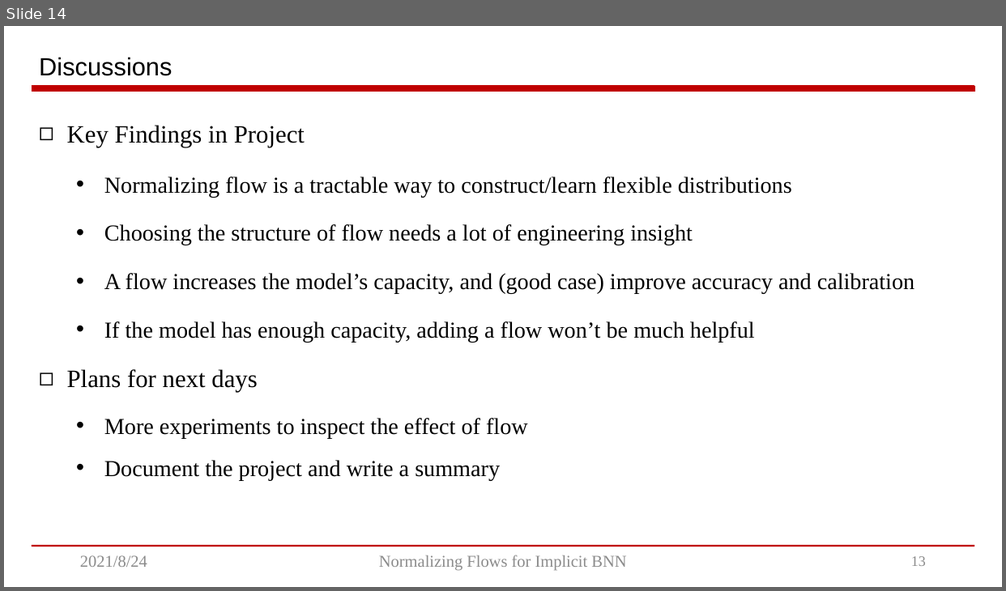
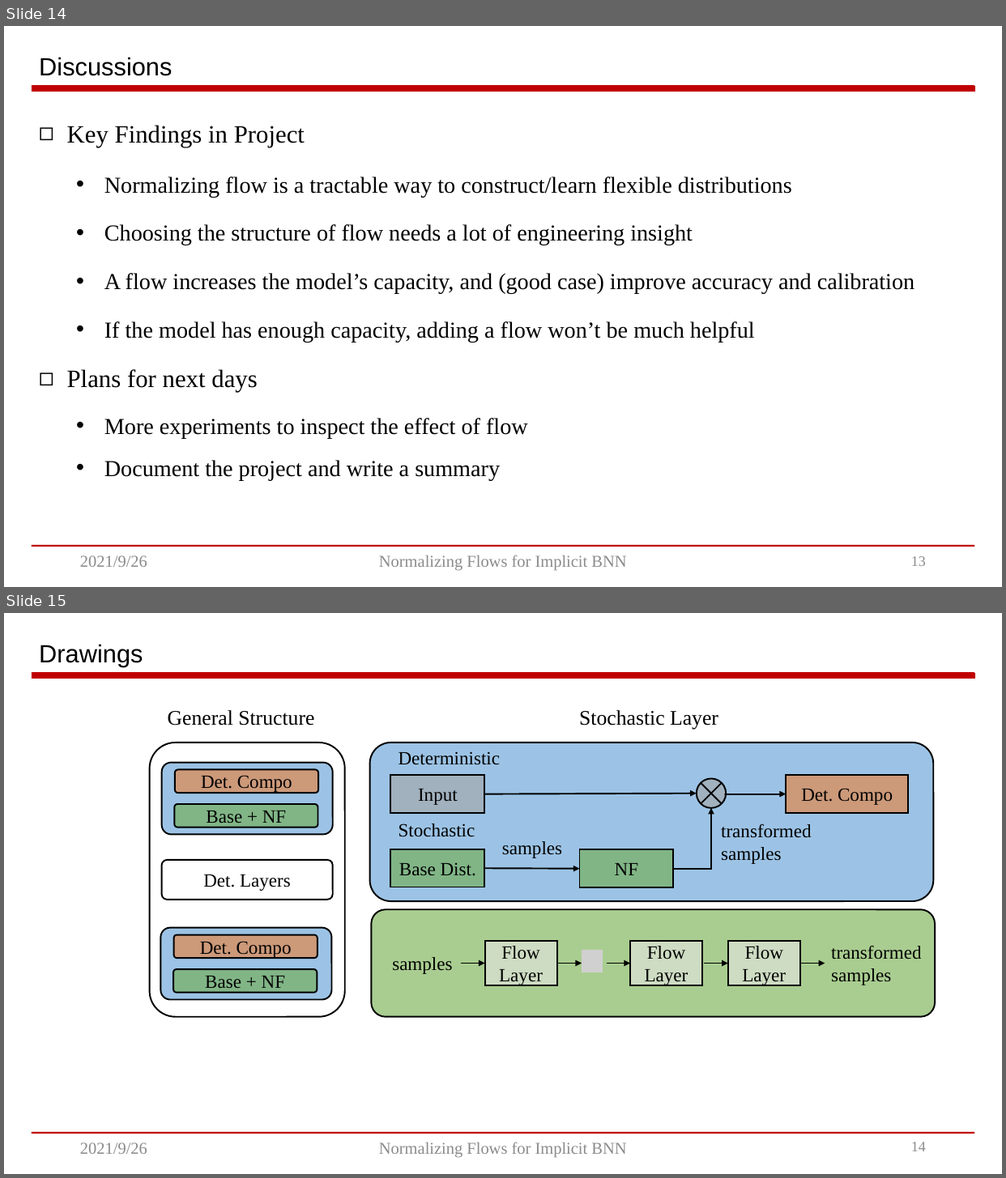
Before and after one commit to Weijiang-Xiong/iBNN_NF, a slide deck: updates/Weijiang Xiong project presentation.pptx. Shown one above the other, each under a label of ours: slide 14 before the commit, slides 14 and 15 after it. The pictures are 1006x591 and 1006x1178 pixels, drawn with LibreOffice and Linux fonts; fonts in the diff are those of the drawing; grey boxes stand for pictures; background and template pictures are left out. Boxes give left, top, right and bottom in pixels: in the first picture for what was removed or moved away, otherwise in the second. Text is boxed around its words. In the diff, an @@ line names an element or a change of style, - is before the commit and + after.

```diff
--- a/updates/Weijiang Xiong project presentation.pptx
+++ b/updates/Weijiang Xiong project presentation.pptx
@@ slide 15 added at (x1=4, y1=613, x2=1002, y2=1174), background #FFFFFF; not listed: 2 template elements that a slide beside it also shows @@
@@ title added at (x1=39, y1=644, x2=143, y2=667), 24 pt, text #000000 @@
+Drawings
@@ group added at (x1=149, y1=710, x2=936, y2=1017): 10 rounded rectangles, 8 texts, 8 arrows, 7 rectangles, 1 elbow arrow, 1 flow chart summing junction, 1 picture @@
+Det. Compo
+Base + NF
+Det. Layers
+General Structure
+Input
+Base Dist.
+NF
+Det. Compo
+Stochastic
+samples
+transformed
+samples
+Deterministic
+Stochastic Layer
+Det. Compo
+Base + NF
+samples
+transformed
+samples
+Flow Layer
+Flow Layer
+Flow Layer
@@ text added at (x1=80, y1=1143, x2=147, y2=1154), 16 pt, text #8C8C8C @@
+2021/9/26
@@ text added at (x1=379, y1=1142, x2=626, y2=1158), 16 pt, text #8C8C8C @@
+Normalizing Flows for Implicit BNN
@@ page number added at (x1=911, y1=1142, x2=926, y2=1152), 14 pt, text #8C8C8C @@
+14
@@ slide 14 changed as well @@
@@ text at (x1=80, y1=556, x2=147, y2=567): text changed @@
-2021/8/24
+2021/9/26
```
Also in this commit, not shown: 12 other slides changed, 9 other files.
